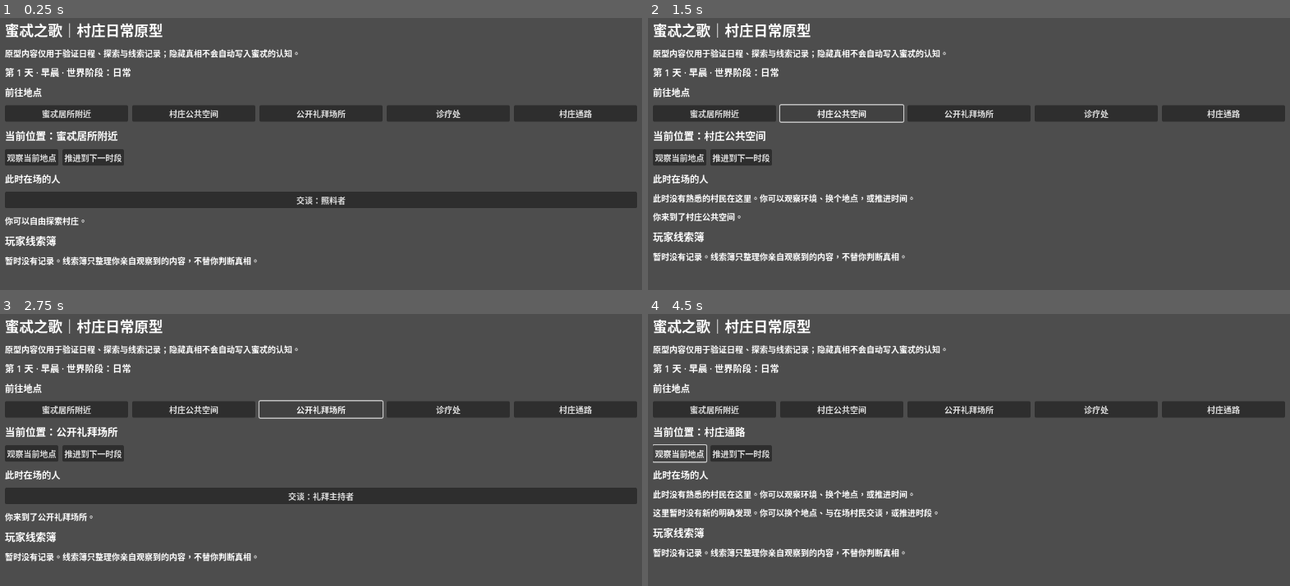
Above: before the commit, frames 1-4 (two rows, left to right).
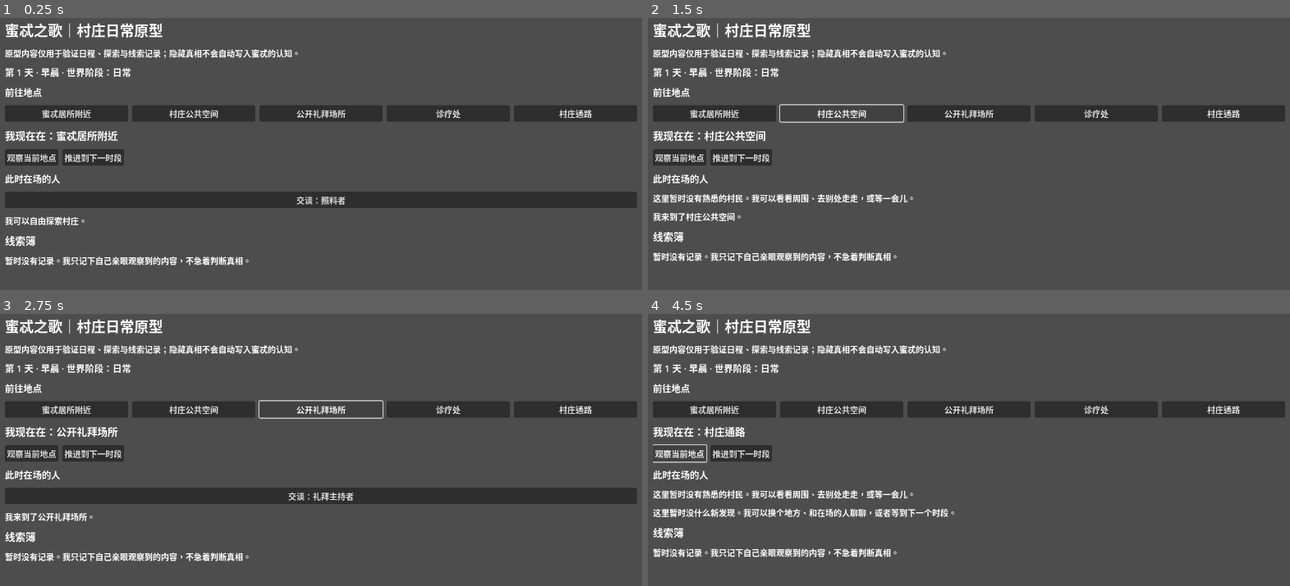
Above: after the commit, the same moments.

Repository: aspros-luo/nereis-lullaby
Game: Godot game, scene res://scenes/main.tscn
Two runs of this game, one before a commit and one after it. Both use one fixed random seed, a clock stepped at 60 frames per second and the inputs below.
Inputs:
- Up to frame 1 (0.25 s): no input
- Up to frame 2 (1.5 s): click "蜜忒居所附近" at 0.5 s; click "村庄公共空间" at 1.25 s
- Up to frame 3 (2.75 s): click "公开礼拜场所" at 2 s
- Up to frame 4 (4.5 s): click "诊疗处" at 2.75 s; click "村庄通路" at 3.5 s; click "观察当前地点" at 4.25 s

The runs differ from the first frame. In frame 1, 0.9% of the frame differs, in the area x 0-41%, y 41-91%; in frame 2, 1.7%; in frame 3, 0.9%; in frame 4, 2.5%, in the area x 0-48%, y 41-90%.

Commit message:
fix: align prototype UI with Mite first-person viewpoint

Diff:
--- a/scripts/ui/main.gd
+++ b/scripts/ui/main.gd
@@ -103,17 +103,17 @@
 
 	message_label = Label.new()
 	message_label.autowrap_mode = TextServer.AUTOWRAP_WORD_SMART
-	message_label.text = "你可以自由探索村庄。"
+	message_label.text = "我可以自由探索村庄。"
 	root.add_child(message_label)
 
 	var journal_title := Label.new()
-	journal_title.text = "玩家线索簿"
+	journal_title.text = "线索簿"
 	journal_title.add_theme_font_size_override("font_size", 20)
 	root.add_child(journal_title)
 
 	journal_label = Label.new()
 	journal_label.autowrap_mode = TextServer.AUTOWRAP_WORD_SMART
-	journal_label.text = "暂时没有记录。线索簿只整理你亲自观察到的内容，不替你判断真相。"
+	journal_label.text = "暂时没有记录。我只记下自己亲眼观察到的内容，不急着判断真相。"
 	root.add_child(journal_label)
 
 func _refresh_ui() -> void:
@@ -122,7 +122,7 @@
 		game_state.get_slot_label(),
 		"日常" if game_state.world_state["phase"] == "ordinary" else "第一周结束",
 	]
-	location_label.text = "当前位置：%s" % schedule_manager.get_location_name(game_state.current_location)
+	location_label.text = "我现在在：%s" % schedule_manager.get_location_name(game_state.current_location)
 
 	for child in npc_container.get_children():
 		npc_container.remove_child(child)
@@ -135,7 +135,7 @@
 	)
 	if present.is_empty():
 		var empty_label := Label.new()
-		empty_label.text = "此时没有熟悉的村民在这里。你可以观察环境、换个地点，或推进时间。"
+		empty_label.text = "这里暂时没有熟悉的村民。我可以看看周围、去别处走走，或等一会儿。"
 		empty_label.autowrap_mode = TextServer.AUTOWRAP_WORD_SMART
 		npc_container.add_child(empty_label)
 	else:
@@ -147,7 +147,7 @@
 
 	var journal_entries: Array[Dictionary] = clue_journal.get_entries()
 	if journal_entries.is_empty():
-		journal_label.text = "暂时没有记录。线索簿只整理你亲自观察到的内容，不替你判断真相。"
+		journal_label.text = "暂时没有记录。我只记下自己亲眼观察到的内容，不急着判断真相。"
 	else:
 		var lines: PackedStringArray = []
 		for entry in journal_entries:
@@ -158,12 +158,12 @@
 
 func _on_location_selected(location_id: String) -> void:
 	game_state.current_location = location_id
-	message_label.text = "你来到了%s。" % schedule_manager.get_location_name(location_id)
+	message_label.text = "我来到了%s。" % schedule_manager.get_location_name(location_id)
 	_refresh_ui()
 
 func _advance_time() -> void:
 	game_state.advance_time()
-	message_label.text = "时间向前推进。村民按各自日程继续生活。"
+	message_label.text = "时间又过去了一段。村里的人也在忙着各自的事。"
 	_refresh_ui()
 
 func _observe_location() -> void:
@@ -187,19 +187,19 @@
 			schedule_manager.get_location_name(game_state.current_location)
 		)
 	elif game_state.day_index == 7 and game_state.world_state["phase"] == "ordinary":
-		message_label.text = "你没有发现足以确认异常的新证据。熟悉的地方仍值得之后回来看看。"
+		message_label.text = "我没发现能说明异常的新证据。也许以后再来看看，会有新的发现。"
 		return
 
 	if added:
 		game_state.register_fact("day5_repeated_object_" + game_state.current_location)
-		message_label.text = "你记下了一项观察。它仍有普通解释，线索簿不会替你下结论。"
+		message_label.text = "我把这件事记了下来。不过它也许有普通的解释，现在还不能下结论。"
 	else:
-		message_label.text = "这里暂时没有新的明确发现。你可以换个地点、与在场村民交谈，或推进时段。"
+		message_label.text = "这里暂时没什么新发现。我可以换个地方、和在场的人聊聊，或者等到下一个时段。"
 	_refresh_ui()
 
 func _talk_to_npc(npc_id: String) -> void:
 	var added := false
-	var reply := "你们聊了些日常琐事。对方没有提到任何超出自己认知范围的内容。"
+	var reply := "我们聊了些日常琐事。对方没有提到什么特别的事。"
 
 	if game_state.day_index == 3 and npc_id == "doctor" and game_state.current_location == "CLINIC":
 		added = clue_journal.add_fact(
@@ -242,5 +242,5 @@
 		)
 		reply = "医生发现几位病患对症状开始的日期说法不一，打算继续核对记录。"
 
-	message_label.text = reply if not added else reply + " 你把实际听到的内容记进了线索簿。"
-	_refresh_ui()
+	message_label.text = reply if not added else reply + " 我把听到的内容记进了线索簿。"
+	_refresh_ui()
